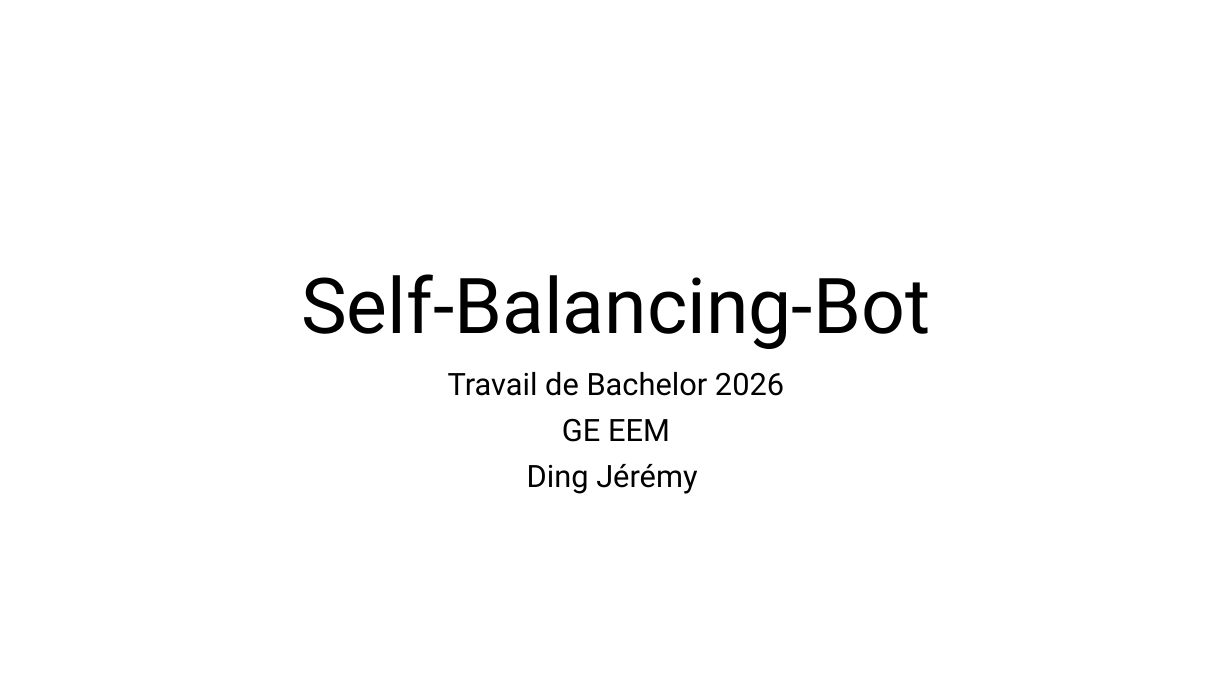
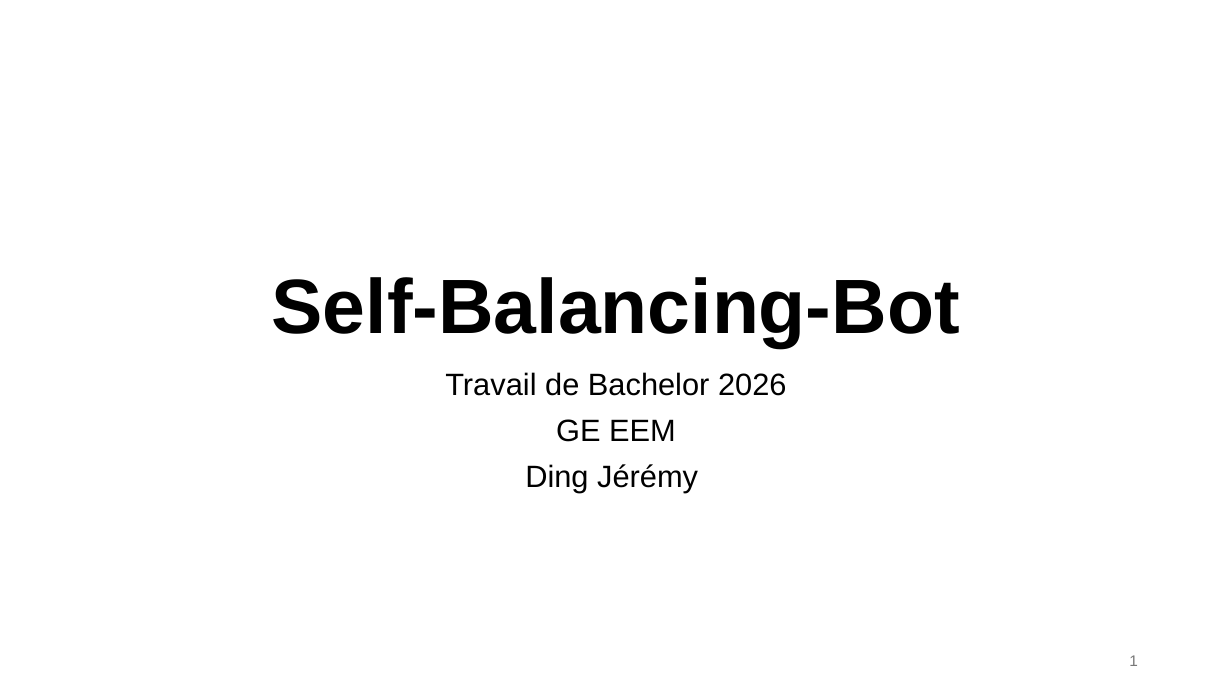
Before and after one commit to Ding-Jeremy/Self-Balancing-Bot, a slide deck: slide 1 of A_Documentation/Defense.pptx. Drawn at 1232x693 pixels with LibreOffice and Linux fonts; fonts in the diff are those of the drawing. Boxes give left, top, right and bottom in pixels: in the first picture for what was removed or moved away, otherwise in the second. Text is boxed around its words. In the diff, an @@ line names an element or a change of style, - is before the commit and + after.

```diff
--- a/A_Documentation/Defense.pptx
+++ b/A_Documentation/Defense.pptx
@@ title "Self-Balancing-Bot" at [272, 277, 960, 348]: font Roboto to Arial, bold on @@
@@ subtitle "Travail de Bachelor 2026" at [445, 372, 786, 493]: font Roboto to Arial @@
@@ page number added at [1129, 655, 1138, 666], 12 pt, text #797979 @@
+1
```
Also in this commit, not shown: 4 other slides changed, 24 slides added, 14 other files.
